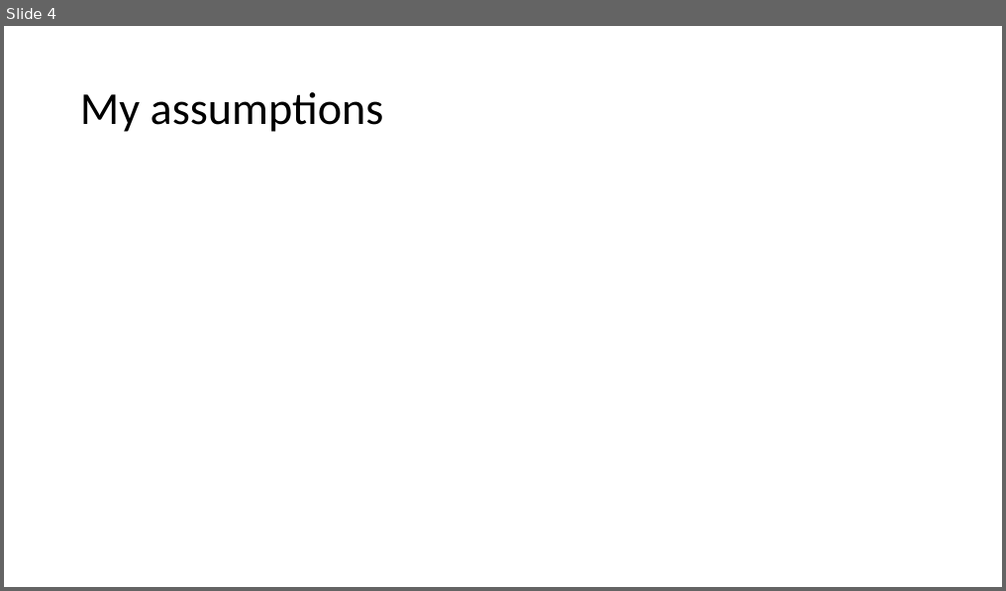
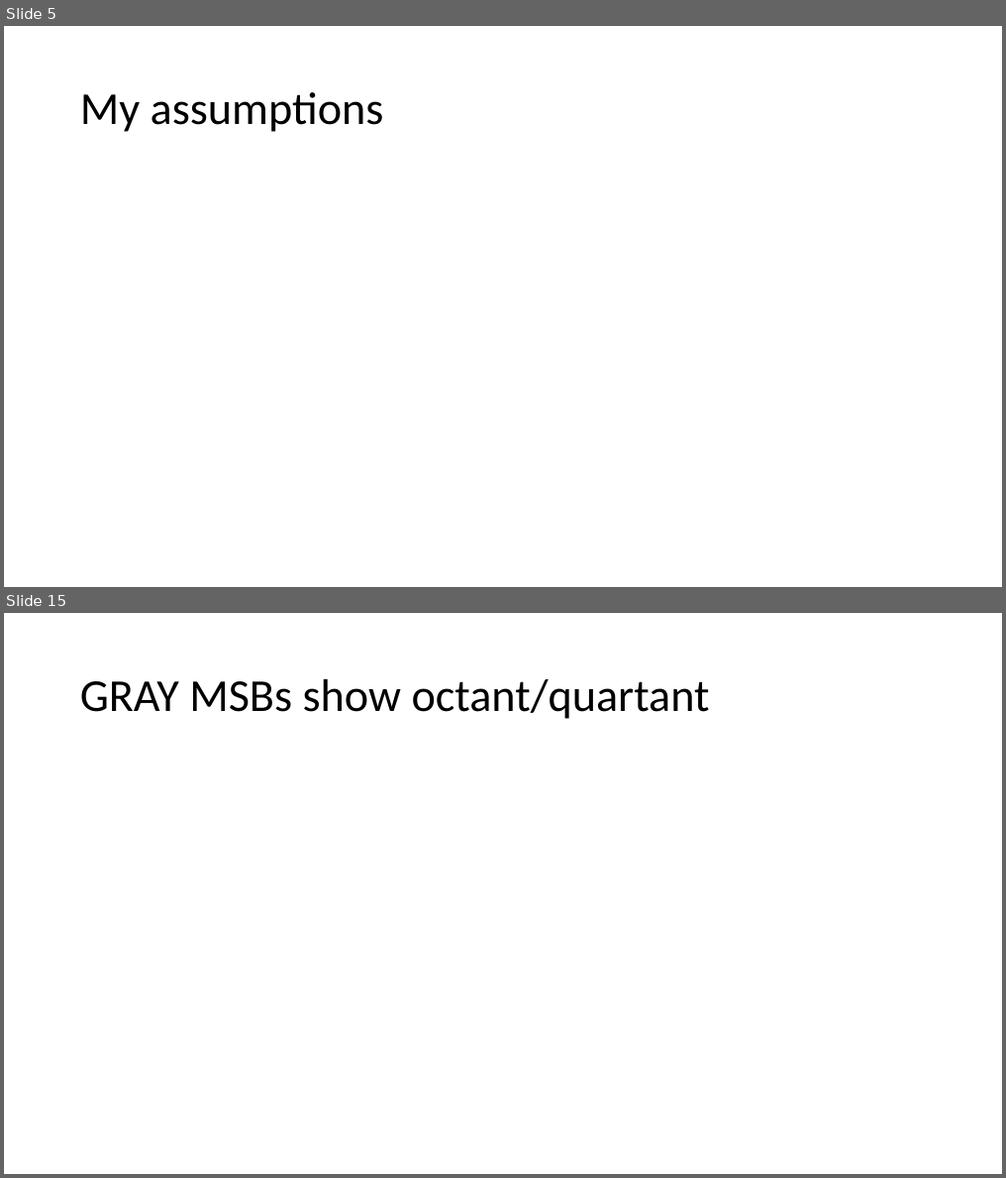
Before and after one commit to lepaulse/fifo, a slide deck: Asynchronous FIFO.pptx. Shown one above the other, each under a label of ours: slide 4 before the commit, slides 5 and 15 after it; the slides between them are not shown. The pictures are 1006x591 and 1006x1178 pixels, drawn with LibreOffice and Linux fonts; fonts in the diff are those of the drawing. Boxes give left, top, right and bottom in pixels: in the first picture for what was removed or moved away, otherwise in the second. Text is boxed around its words. In the diff, an @@ line names an element or a change of style, - is before the commit and + after.

```diff
--- a/Asynchronous FIFO.pptx
+++ b/Asynchronous FIFO.pptx
@@ slide 15 added at bbox=[4, 613, 1002, 1174], background #FFFFFF @@
@@ title added at bbox=[80, 679, 710, 719], 44 pt, text #000000 @@
+GRAY MSBs show octant/quartant
@@ what was slide 4 is now slide 5 @@
```
Also in this commit, not shown: 6 slides changed, 6 other slides added, 1 slide removed, 3 other files.
